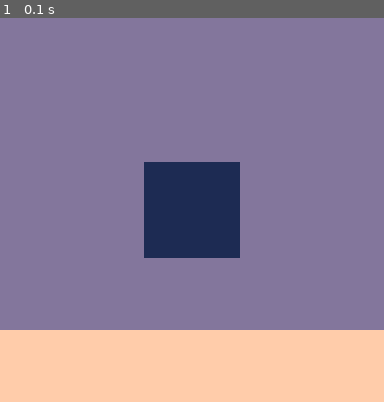
Above: before the commit, frame 1.
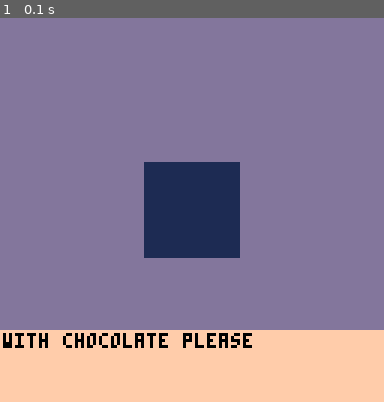
Above: after the commit, the same moment.

Repository: shen-sat/cook
Game: PICO-8 cartridge cook.p8
Two runs of this game, one before a commit and one after it. Both use one fixed random seed, a clock stepped at 60 frames per second and the inputs below.
Inputs:
- Up to frame 1 (0.1 s): no input

The runs differ from the first frame. In frame 1, 1.1% of the frame differs, in the area x 0-66%, y 82-86%.

Commit message:
Add donut object and sprite

Diff:
--- a/cook.p8
+++ b/cook.p8
@@ -15,6 +15,20 @@
 end
 
 function run_level()
+  donut = {
+    sprite = 0,
+    choc = false,
+    sprinkles = false,
+    pick_version = function(self)
+      self.choc = true
+      self.order_text = 'with chocolate please'
+      return self
+    end,
+    order_text = ''
+  }
+
+  order = make_order(donut)
+
   game.update = level_update
   game.draw = level_draw
 end
@@ -27,10 +41,16 @@
 function level_draw()
   cls()
   rectfill(0,0,127,127,13)
-  rectfill(48,48,48 + 32 -1,48 + 32 -1,1)
+  rectfill(48,48,48 + 32 -1,48 + 32 -1,1) --stage
   -- line(0,63,63,63,0)
   -- line(63,63,63,127,0)
-  rectfill(0,104,127,127,15)
+  rectfill(0,104,127,127,15) --order text
+  print(order.order_text,1,105,0)
+
+end
+
+function make_order(food)
+  return food:pick_version()
 end
 
 
Not shown, changed: 19 lines of the sprite sheet (__gfx__) section of cook.p8
